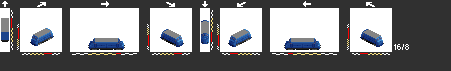
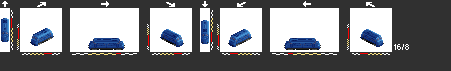
Layers edited between the first and the second w=451, h=71 image:
showed "vent mx", painted on it over [3, 20, 377, 45]
painted on "Layer 0" over [1, 18, 381, 42]
